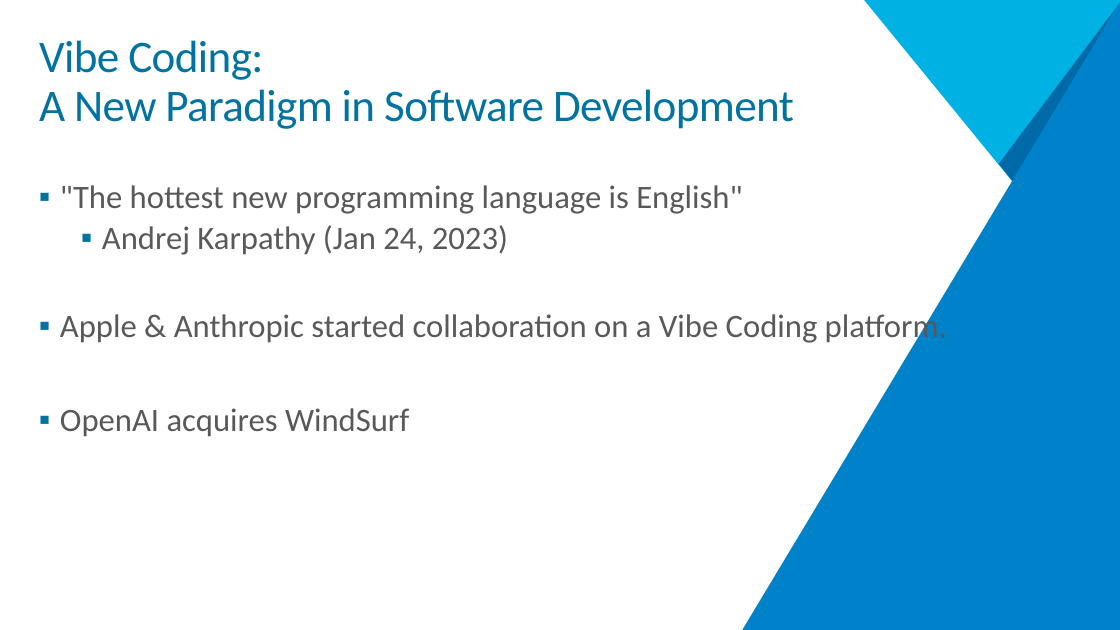
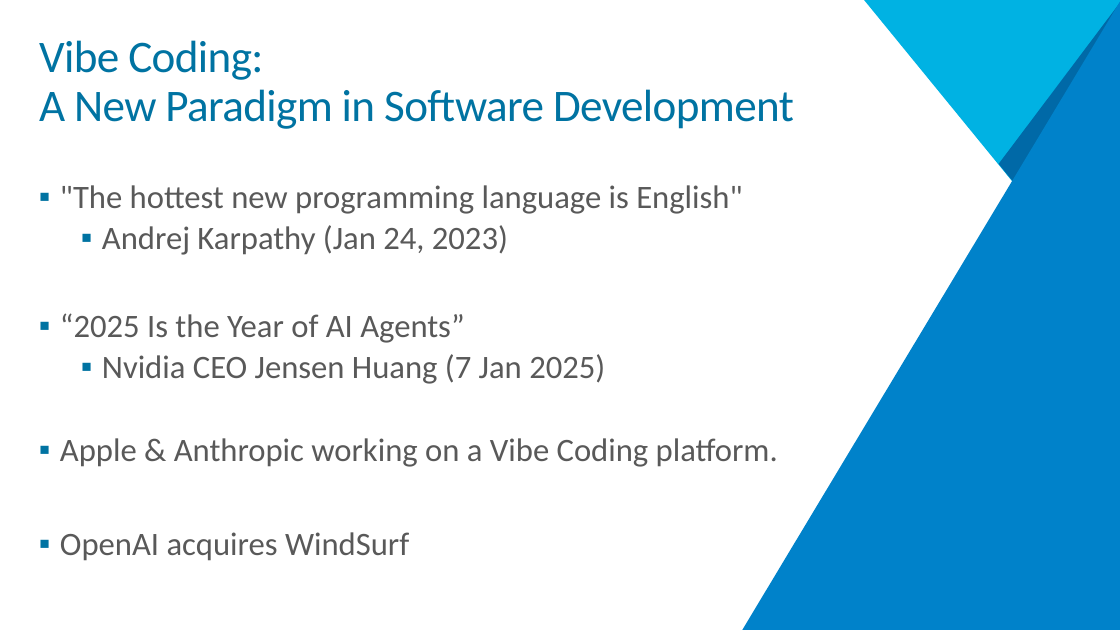
Before and after one commit to MarkG/architecture-next-2025, a slide deck: slide 4 of presentation/Vibe Coding.pptx. Drawn at 1120x630 pixels with LibreOffice and Linux fonts; fonts in the diff are those of the drawing; background and template pictures are left out. Boxes give left, top, right and bottom in pixels: in the first picture for what was removed or moved away, otherwise in the second. Text is boxed around its words. In the diff, an @@ line names an element or a change of style, - is before the commit and + after.

```diff
--- a/presentation/Vibe Coding.pptx
+++ b/presentation/Vibe Coding.pptx
@@ text at <box>60,313,778,467</box>: text changed @@
-▪ Apple & Anthropic started collaboration on a Vibe Coding platform.
+▪ “2025 Is the Year of AI Agents”
+  ▪ Nvidia CEO Jensen Huang (7 Jan 2025)
+▪ Apple & Anthropic working on a Vibe Coding platform.
```
Also in this commit, not shown: 4 other slides changed, 3 slides added, 1 slide removed.
